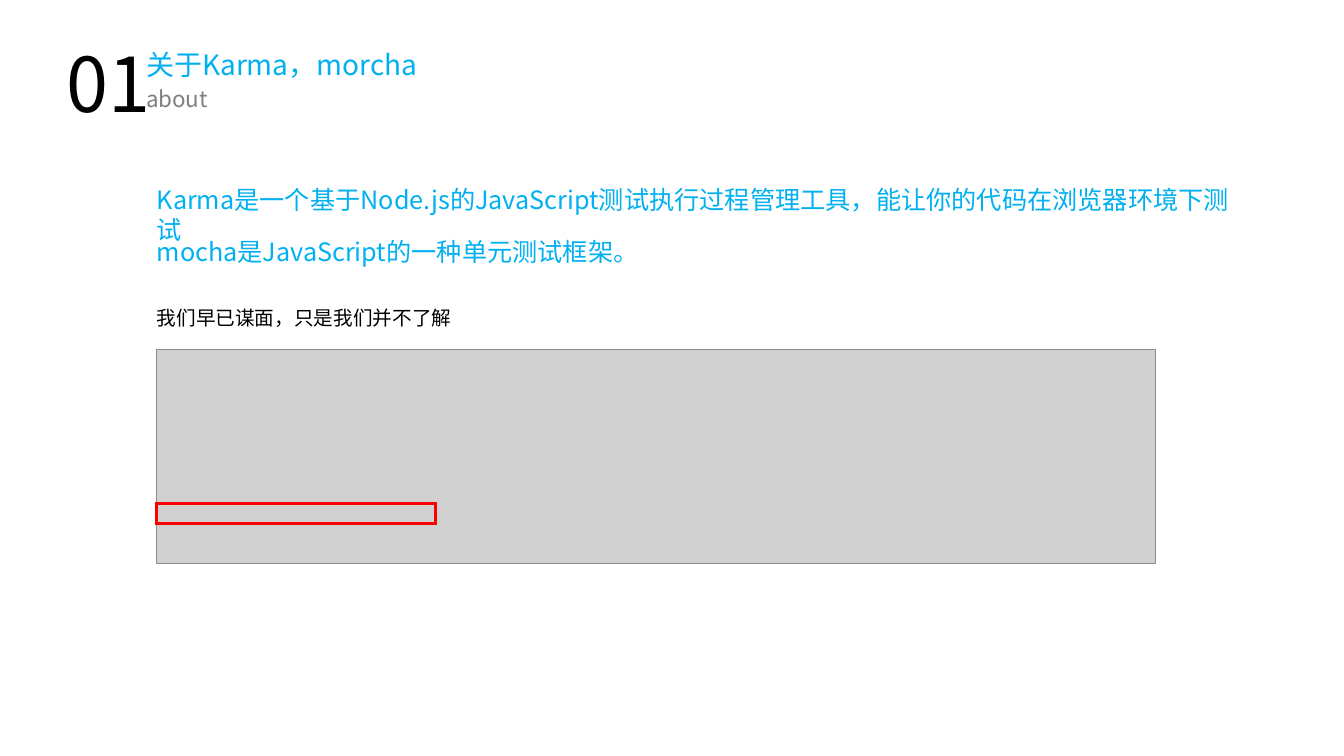
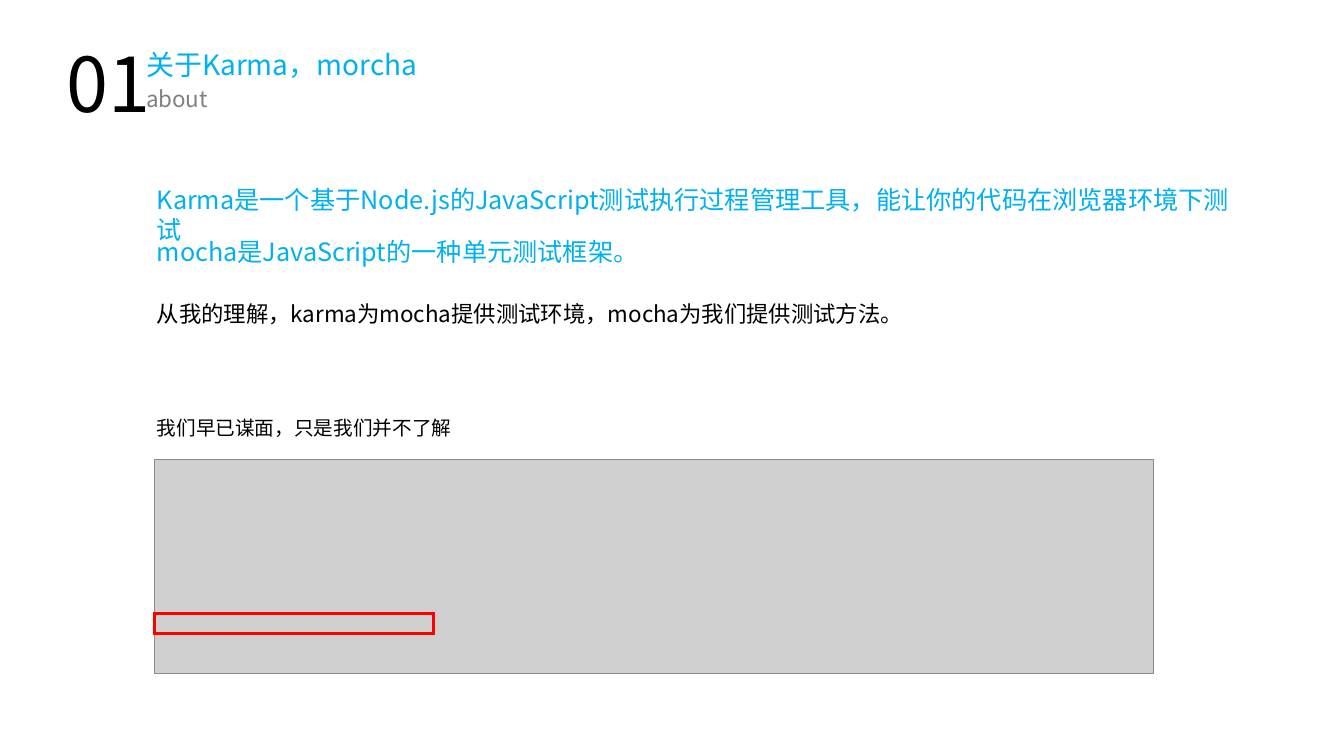
Before and after one commit to hux1ao/vue-unit-test, a slide deck: slide 4 of 单元测试.pptx (slide 3 before the commit). Drawn at 1344x756 pixels with LibreOffice and Linux fonts; fonts in the diff are those of the drawing; grey boxes stand for pictures. Boxes give left, top, right and bottom in pixels: in the first picture for what was removed or moved away, otherwise in the second. Text is boxed around its words. In the diff, an @@ line names an element or a change of style, - is before the commit and + after.

```diff
--- a/单元测试.pptx
+++ b/单元测试.pptx
@@ text added at [157, 303, 903, 325], 16 pt, text #000000 @@
+从我的理解，karma为mocha提供测试环境，mocha为我们提供测试方法。
@@ text "我们早已谋面，只是我们并不了解": place and size @@
-text "我们早已谋面，只是我们并不了解" at [157, 308, 451, 327]
+text "我们早已谋面，只是我们并不了解" at [157, 418, 451, 437]
@@ picture: place and size @@
-picture at [157, 350, 1156, 564]
+picture at [154, 460, 1153, 674]
@@ rectangle: place and size @@
-rectangle at [157, 504, 437, 524]
+rectangle at [154, 614, 434, 634]
```
Also in this commit, not shown: 15 other slides changed, 13 slides added, 1 slide removed, 10 other files.
